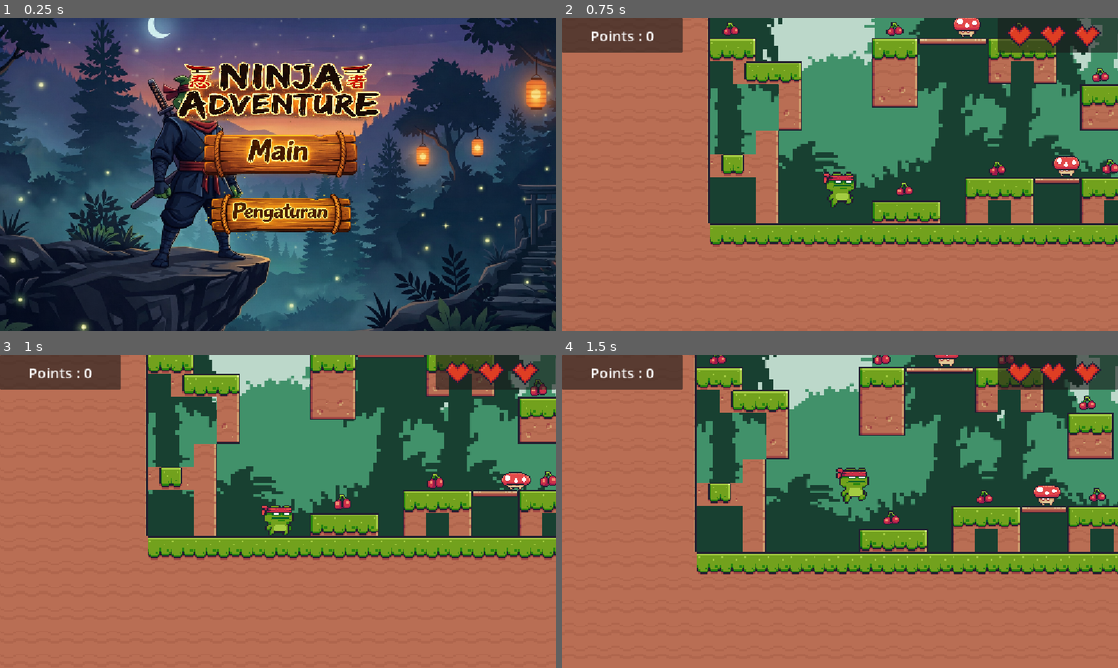
Above: before the commit, frames 1-4 (two rows, left to right).
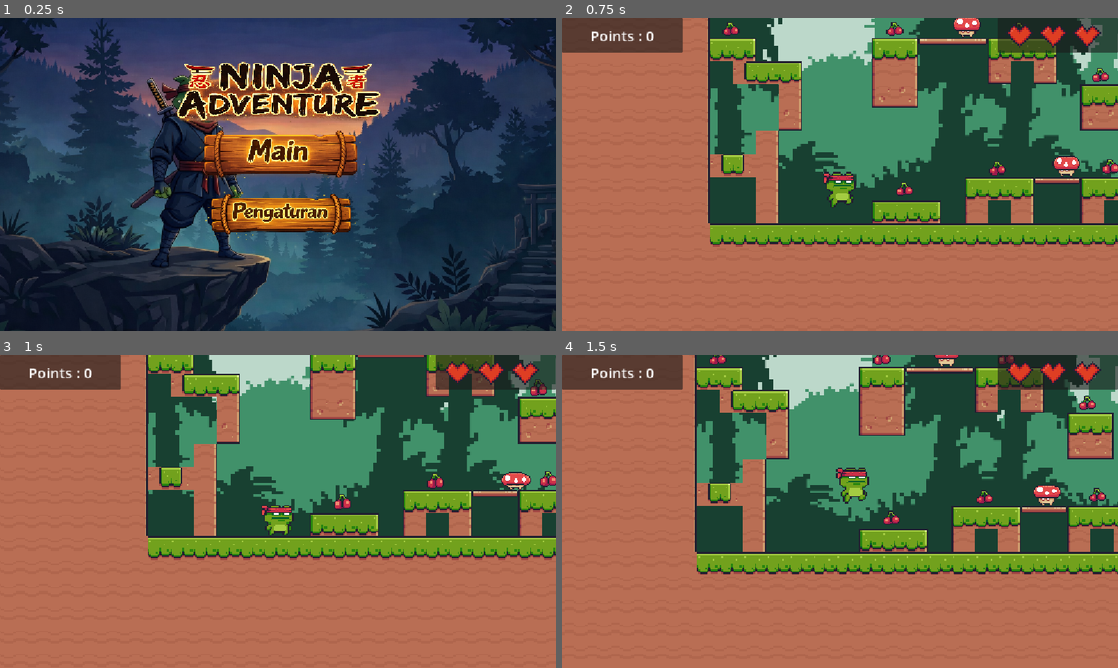
Above: after the commit, the same moments.

Repository: ediiloupatty/Ninja-Adventure
Game: Godot game, scene res://scenes/menu/main_menu.tscn
Two runs of this game, one before a commit and one after it. Both use one fixed random seed, a clock stepped at 60 frames per second and the inputs below.
Inputs (mouse positions are in pixels of both pictures, inside the frame that each line leads up to):
- Up to frame 1 (0.25 s): no input
- Up to frame 2 (0.75 s): click (840, 158) at 0.5 s
- Up to frame 3 (1 s): no input
- Up to frame 4 (1.5 s): hold Right (right) from 1.28 s (still down); tap Space (jump) at 1.35 s

The runs differ from the first frame. In frame 1, 18% of the frame differs, in the area x 0-100%, y 0-100%; in frame 2, nothing differs; in frame 3, nothing differs; in frame 4, nothing differs.

Commit message:
add background sounds

Diff:
--- a/game_manager.gd
+++ b/game_manager.gd
@@ -1,44 +1,43 @@
 extends Node
 
+@export var hearts: Array[Node] # Daftar node hati yang merepresentasikan nyawa pemain
+
 @onready var points_label: Label = %PointsLabel
-@export var hearts: Array[Node]  # Daftar node hati yang merepresentasikan nyawa pemain
 
-var points = 0
-#terdapat 3 nyawa
-var lives = 3
+var points: int = 0
+var lives: int = 3 # Terdapat 3 nyawa
 
+# Fungsi untuk stop music ketika masuk ke dalam game
+func _ready() -> void:
+	AudioManagerGlobal.stop_music()
+	AudioManagerGlobal.play_bg()
+
+# Fungsi untuk menambah poin pemain
+func add_point() -> void:
+	points += 1
+	print("Points: ", points)
+	points_label.text = "Points : " + str(points)
 
 # Fungsi untuk mengurangi nyawa pemain
-func decrease_health():
+func decrease_health() -> void:
 	lives -= 1
-	print("Lives:", lives)
+	print("Lives: ", lives)
+
 	# Perbarui tampilan hati sesuai dengan nyawa yang tersisa
 	for h in range(hearts.size()):
 		if h < lives:
-			hearts[h].show()  # Tampilkan hati jika pemain masih memiliki nyawa
+			hearts[h].show() # Tampilkan hati jika pemain masih memiliki nyawa
 		else:
-			hearts[h].hide()  # Sembunyikan hati jika nyawa berkurang
+			hearts[h].hide() # Sembunyikan hati jika nyawa berkurang
 
-	# Jika nyawa habis, ulangi scene saat ini
+	# Jika nyawa habis, ganti scene ke main menu
 	if lives <= 0:
-		#code sebelumnya
-		#get_tree().reload_current_scene()
-		#code di ganti ke main menu
 		get_tree().change_scene_to_file("res://scenes/menu/main_menu.tscn")
 
-
-# Fungsi untuk menambah poin pemain
-func add_point():
-	points += 1
-	print("Points:", points)
-	points_label.text = "Points : " + str(points)
-
-
-
 # Fungsi untuk menghapus semua musuh dari scene
-func remove_all_enemies():
+func remove_all_enemies() -> void:
 	get_tree().call_group("enemies", "queue_free")
 
 # Fungsi untuk memindahkan semua musuh ke arah tertentu
-func move_all_enemies(direction: Vector2):
+func move_all_enemies(direction: Vector2) -> void:
 	get_tree().call_group("enemies", "move_in_direction", direction)
--- a/project.godot
+++ b/project.godot
@@ -30,7 +30,7 @@
 
 [editor_plugins]
 
-enabled=PackedStringArray("res://addons/gdss/plugin.cfg")
+enabled=PackedStringArray()
 
 [gdss]
 
--- a/scenes/game_objects/collectable.gd
+++ b/scenes/game_objects/collectable.gd
@@ -6,6 +6,8 @@
 func _on_body_entered(body: Node2D) -> void:
 	# Cek apakah node yang masuk adalah bagian dari grup "main_character"
 	if body.is_in_group("main_character"):
+		# Untuk audio collected item
+		AudioManagerGlobal.play_item_collected()
 		# Hapus objek ini dari scene untuk menandai pengambilan item
 		queue_free()
 
--- a/scenes/game_objects/collectable.tscn
+++ b/scenes/game_objects/collectable.tscn
@@ -133,18 +133,18 @@
 [sub_resource type="CircleShape2D" id="CircleShape2D_vdcr8"]
 radius = 22.0227
 
-[node name="collectable" type="Area2D"]
+[node name="collectable" type="Area2D" unique_id=1497496141]
 texture_filter = 1
 script = ExtResource("1_ipipx")
 
-[node name="AnimatedSprite2D" type="AnimatedSprite2D" parent="."]
+[node name="AnimatedSprite2D" type="AnimatedSprite2D" parent="." unique_id=1573291215]
 texture_filter = 1
 position = Vector2(0, 4.76837e-07)
 scale = Vector2(2.5625, 2.10938)
 sprite_frames = SubResource("SpriteFrames_lbwd8")
 autoplay = "default"
 
-[node name="CollisionShape2D" type="CollisionShape2D" parent="."]
+[node name="CollisionShape2D" type="CollisionShape2D" parent="." unique_id=1232624188]
 shape = SubResource("CircleShape2D_vdcr8")
 
 [connection signal="body_entered" from="." to="." method="_on_body_entered"]
--- a/scenes/game_objects/enemy.gd
+++ b/scenes/game_objects/enemy.gd
@@ -1,23 +1,24 @@
 extends RigidBody2D
 
 @onready var game_manager: Node = %GameManager
+
 # Kecepatan gerakan musuh
 var speed: float = 100.0
+
 # Batas gerakan ke kiri dan kanan relatif terhadap posisi awal musuh
 var left_limit: float = -50.0
 var right_limit: float = 50.0
+
 # Menentukan arah awal gerakan musuh (1 untuk kanan, -1 untuk kiri)
 var direction: int = 1
+
 # Menyimpan posisi awal untuk referensi batas gerakan
 var start_position_x: float
 
-
-
-
 # Fungsi yang dipanggil saat node pertama kali masuk ke dalam scene tree
 func _ready() -> void:
-	start_position_x = position.x  # Simpan posisi X awal sebagai referensi
-	add_to_group("enemies")  # Tambahkan musuh ke grup "enemies"
+	start_position_x = position.x # Simpan posisi X awal sebagai referensi
+	add_to_group("enemies") # Tambahkan musuh ke grup "enemies"
 
 # Fungsi dipanggil setiap frame fisika untuk memperbarui posisi musuh
 func _physics_process(delta: float) -> void:
@@ -26,9 +27,9 @@
 
 	# Cek apakah musuh sudah mencapai batas kiri atau kanan relatif terhadap posisi awal
 	if position.x < start_position_x + left_limit:
-		direction = 1  # Ubah arah ke kanan
+		direction = 1 # Ubah arah ke kanan
 	elif position.x > start_position_x + right_limit:
-		direction = -1  # Ubah arah ke kiri
+		direction = -1 # Ubah arah ke kiri
 
 # Fungsi yang dipanggil ketika karakter pemain memasuki area musuh
 func _on_area_2d_body_entered(body: Node2D) -> void:
@@ -52,8 +53,6 @@
 			else:
 				body.jump_side(-500)
 
-
-
 # Fungsi untuk memindahkan musuh ke arah tertentu
-func move_in_direction(direction: Vector2) -> void:
-	position += direction
+func move_in_direction(target_direction: Vector2) -> void:
+	position += target_direction
--- a/scenes/game_objects/finish.gd
+++ b/scenes/game_objects/finish.gd
@@ -1,7 +1,8 @@
 extends Area2D
 
-@export var target_level : PackedScene
+@export var target_level: PackedScene
 
 func _on_body_entered(body: Node2D) -> void:
+	AudioManagerGlobal.music_success()
 	if body.is_in_group("main_character"):
 		get_tree().change_scene_to_packed(target_level)
--- a/scenes/game_objects/main_character.gd
+++ b/scenes/game_objects/main_character.gd
@@ -1,25 +1,34 @@
 extends CharacterBody2D
 
-const SPEED = 400.0
-const JUMP_VELOCITY = -900.0
+const SPEED: float = 400.0
+const JUMP_VELOCITY: float = -900.0
+const FOOTSTEP_INTERVAL: float = 0.3 # Jeda antar langkah dalam detik
+
 @onready var sprite_2d: AnimatedSprite2D = $Sprite2D
 
-# Fungsi untuk melompat lurus ke atas
-func jump():
-	velocity.y = JUMP_VELOCITY
+# Variabel untuk footstep
+var footstep_timer: float = 0.0
 
-# Fungsi untuk melompat ke samping
-func jump_side(x):
-	velocity.y = JUMP_VELOCITY
-	velocity.x = x
+# Fungsi memproses fisika setiap frame
+func _physics_process(delta: float) -> void:
+	# Update logika animasi & footstep
+	if is_on_floor() and (velocity.x > 1 or velocity.x < -1):
+		sprite_2d.animation = "running"
 
-# Fungsi untuk memproses input dan fisika setiap frame
-func _physics_process(delta: float) -> void:
-	# Animasi bergerak
-	if velocity.x > 1 or velocity.x < -1:
-		sprite_2d.animation = "running"
+		# Kurangi waktu timer dengan delta (waktu yang berlalu per frame)
+		footstep_timer -= delta
+
+		# Jika timer menyentuh 0 atau kurang, putar suara lalu reset timer-nya
+		if footstep_timer <= 0.0:
+			AudioManagerGlobal.play_footstep()
+			footstep_timer = FOOTSTEP_INTERVAL
 	else:
-		sprite_2d.animation = "default"
+		# Kembalikan ke animasi idle jika di lantai dan tidak bergerak
+		if is_on_floor():
+			sprite_2d.animation = "default"
+
+		# Reset timer saat mulai lari lagi agar suaranya pas
+		footstep_timer = 0.0
 
 	# Tambahkan gravitasi
 	if not is_on_floor():
@@ -41,5 +50,14 @@
 	move_and_slide()
 
 	# Balik sprite sesuai arah
-	var isLeft = velocity.x < 0
-	sprite_2d.flip_h = isLeft
+	var is_left: bool = velocity.x < 0
+	sprite_2d.flip_h = is_left
+
+# Fungsi untuk melompat lurus ke atas
+func jump() -> void:
+	velocity.y = JUMP_VELOCITY
+
+# Fungsi untuk melompat ke samping
+func jump_side(x: float) -> void:
+	velocity.y = JUMP_VELOCITY
+	velocity.x = x
--- a/scenes/game_objects/main_character.tscn
+++ b/scenes/game_objects/main_character.tscn
@@ -190,16 +190,16 @@
 [sub_resource type="RectangleShape2D" id="RectangleShape2D_84wj3"]
 size = Vector2(76, 74)
 
-[node name="CharacterBody2D" type="CharacterBody2D" groups=["main_character"]]
+[node name="CharacterBody2D" type="CharacterBody2D" unique_id=304944818 groups=["main_character"]]
 script = ExtResource("1_155nm")
 
-[node name="Sprite2D" type="AnimatedSprite2D" parent="."]
+[node name="Sprite2D" type="AnimatedSprite2D" parent="." unique_id=542803374]
 texture_filter = 1
 position = Vector2(-9.53674e-07, -9.53674e-07)
 scale = Vector2(2.92188, 2.64063)
 sprite_frames = SubResource("SpriteFrames_q6iff")
 autoplay = "default"
 
-[node name="CollisionShape2D" type="CollisionShape2D" parent="."]
+[node name="CollisionShape2D" type="CollisionShape2D" parent="." unique_id=316789281]
 position = Vector2(0, 5)
 shape = SubResource("RectangleShape2D_84wj3")
--- a/scenes/levels/Test.tscn
+++ b/scenes/levels/Test.tscn
@@ -186,16 +186,16 @@
 a = Vector2(826, 8)
 b = Vector2(-1716, 12)
 
-[node name="Node" type="Node"]
-
-[node name="GameManager" type="Node" parent="." node_paths=PackedStringArray("hearts")]
+[node name="Node" type="Node" unique_id=1347064887]
+
+[node name="GameManager" type="Node" parent="." unique_id=1452807792 node_paths=PackedStringArray("hearts")]
 unique_name_in_owner = true
 script = ExtResource("1_v5w14")
 hearts = [NodePath("../UI/Hearts/HBoxContainer/Heart"), NodePath("../UI/Hearts/HBoxContainer/Heart2"), NodePath("../UI/Hearts/HBoxContainer/Heart3")]
 
-[node name="SceneObjects" type="Node" parent="."]
-
-[node name="TextureRect" type="TextureRect" parent="SceneObjects"]
+[node name="SceneObjects" type="Node" parent="." unique_id=367117742]
+
+[node name="TextureRect" type="TextureRect" parent="SceneObjects" unique_id=1494070854]
 texture_filter = 1
 offset_left = -3.0
 offset_top = -6.0
@@ -205,61 +205,61 @@
 texture = ExtResource("2_fvais")
 stretch_mode = 1
 
-[node name="TileMap" type="TileMap" parent="SceneObjects"]
+[node name="TileMap" type="TileMap" parent="SceneObjects" unique_id=1602650817]
 texture_filter = 1
 scale = Vector2(3, 3)
 tile_set = SubResource("TileSet_wm0sm")
 format = 2
 layer_0/tile_data = PackedInt32Array(851968, 458752, 0, 851991, 458752, 0, 851969, 458752, 0, 851970, 458752, 0, 851971 …(2495 unchanged characters)…
 
-[node name="CharacterBody2D" parent="SceneObjects" instance=ExtResource("4_qpu7g")]
+[node name="CharacterBody2D" parent="SceneObjects" unique_id=1470586527 instance=ExtResource("4_qpu7g")]
 position = Vector2(270, 504)
 
-[node name="Camera2D" type="Camera2D" parent="SceneObjects/CharacterBody2D"]
+[node name="Camera2D" type="Camera2D" parent="SceneObjects/CharacterBody2D" unique_id=542041413]
 position = Vector2(0, 1)
 position_smoothing_enabled = true
 position_smoothing_speed = 7.0
 
-[node name="Collactable Group" type="Node" parent="SceneObjects"]
-
-[node name="collectable2" parent="SceneObjects/Collactable Group" instance=ExtResource("5_l16n4")]
+[node name="Collactable Group" type="Node" parent="SceneObjects" unique_id=372625310]
+
+[node name="collectable2" parent="SceneObjects/Collactable Group" unique_id=1486701369 instance=ExtResource("5_l16n4")]
 position = Vector2(1131, 595)
 
-[node name="collectable3" parent="SceneObjects/Collactable Group" instance=ExtResource("5_l16n4")]
+[node name="collectable3" parent="SceneObjects/Collactable Group" unique_id=1878302863 instance=ExtResource("5_l16n4")]
 position = Vector2(1769, 602)
 
-[node name="collectable" parent="SceneObjects/Collactable Group" instance=ExtResource("5_l16n4")]
+[node name="collectable" parent="SceneObjects/Collactable Group" unique_id=1734907230 instance=ExtResource("5_l16n4")]
 position = Vector2(629, 604)
 
-[node name="finish" parent="SceneObjects" instance=ExtResource("6_sf0ap")]
+[node name="finish" parent="SceneObjects" unique_id=2131302269 instance=ExtResource("6_sf0ap")]
 position = Vector2(2406, 569)
 target_level = ExtResource("7_xh1gu")
 
-[node name="Enemies" type="Node" parent="SceneObjects" groups=["enemies"]]
-
-[node name="Enemy" parent="SceneObjects/Enemies" instance=ExtResource("8_nv15f")]
+[node name="Enemies" type="Node" parent="SceneObjects" unique_id=745505115 groups=["enemies"]]
+
+[node name="Enemy" parent="SceneObjects/Enemies" unique_id=1651160204 instance=ExtResource("8_nv15f")]
 position = Vector2(835, 584)
 
-[node name="Enemy2" parent="SceneObjects/Enemies" instance=ExtResource("8_nv15f")]
+[node name="Enemy2" parent="SceneObjects/Enemies" unique_id=293059236 instance=ExtResource("8_nv15f")]
 position = Vector2(440, 586)
 
-[node name="Enemy3" parent="SceneObjects/Enemies" instance=ExtResource("8_nv15f")]
+[node name="Enemy3" parent="SceneObjects/Enemies" unique_id=1218947954 instance=ExtResource("8_nv15f")]
 position = Vector2(1339, 583)
 
-[node name="Area2D" type="Area2D" parent="SceneObjects"]
+[node name="Area2D" type="Area2D" parent="SceneObjects" unique_id=1883073685]
 position = Vector2(1669, 725)
 script = ExtResource("9_o6jv0")
 
-[node name="CollisionShape2D" type="CollisionShape2D" parent="SceneObjects/Area2D"]
+[node name="CollisionShape2D" type="CollisionShape2D" parent="SceneObjects/Area2D" unique_id=1434712444]
 shape = SubResource("SegmentShape2D_j6i4b")
 
-[node name="UI" type="CanvasLayer" parent="."]
-
-[node name="Panel" type="Panel" parent="UI"]
+[node name="UI" type="CanvasLayer" parent="." unique_id=116927119]
+
+[node name="Panel" type="Panel" parent="UI" unique_id=545888115]
 offset_right = 250.0
 offset_bottom = 72.0
 
-[node name="PointsLabel" type="Label" parent="UI/Panel"]
+[node name="PointsLabel" type="Label" parent="UI/Panel" unique_id=36904801]
 unique_name_in_owner = true
 layout_mode = 1
 anchors_preset = 15
@@ -272,7 +272,7 @@
 horizontal_alignment = 1
 vertical_alignment = 1
 
-[node name="Hearts" type="Panel" parent="UI"]
+[node name="Hearts" type="Panel" parent="UI" unique_id=817293929]
 anchors_preset = 1
 anchor_left = 1.0
 anchor_right = 1.0
@@ -280,7 +280,7 @@
 offset_bottom = 72.0
 grow_horizontal = 0
 
-[node name="HBoxContainer" type="HBoxContainer" parent="UI/Hearts"]
+[node name="HBoxContainer" type="HBoxContainer" parent="UI/Hearts" unique_id=51361939]
 layout_mode = 1
 anchors_preset = 8
 anchor_left = 0.5
@@ -294,28 +294,28 @@
 grow_horizontal = 2
 grow_vertical = 2
 
-[node name="Heart" type="TextureRect" parent="UI/Hearts/HBoxContainer"]
+[node name="Heart" type="TextureRect" parent="UI/Hearts/HBoxContainer" unique_id=427056141]
 texture_filter = 1
 layout_mode = 2
 texture = ExtResource("9_pkc2w")
 expand_mode = 2
 
-[node name="Heart2" type="TextureRect" parent="UI/Hearts/HBoxContainer"]
+[node name="Heart2" type="TextureRect" parent="UI/Hearts/HBoxContainer" unique_id=1126778933]
 texture_filter = 1
 layout_mode = 2
 texture = ExtResource("9_pkc2w")
 expand_mode = 2
 
-[node name="Heart3" type="TextureRect" parent="UI/Hearts/HBoxContainer"]
+[node name="Heart3" type="TextureRect" parent="UI/Hearts/HBoxContainer" unique_id=1263852127]
 texture_filter = 1
 layout_mode = 2
 texture = ExtResource("9_pkc2w")
 expand_mode = 2
 
-[node name="pause" type="Node" parent="UI"]
+[node name="pause" type="Node" parent="UI" unique_id=1801704915]
 script = ExtResource("10_aq6jl")
 
-[node name="PausePanel" type="Panel" parent="UI/pause"]
+[node name="PausePanel" type="Panel" parent="UI/pause" unique_id=116472899]
 unique_name_in_owner = true
 visible = false
 anchors_preset = 15
@@ -324,7 +324,7 @@
 grow_horizontal = 2
 grow_vertical = 2
 
-[node name="Label" type="Label" parent="UI/pause/PausePanel"]
+[node name="Label" type="Label" parent="UI/pause/PausePanel" unique_id=1024520570]
 layout_mode = 1
 anchors_preset = 8
 anchor_left = 0.5
@@ -341,7 +341,7 @@
 text = "GAME PAUSED"
 horizontal_alignment = 1
 
-[node name="VBoxContainer" type="VBoxContainer" parent="UI/pause/PausePanel"]
+[node name="VBoxContainer" type="VBoxContainer" parent="UI/pause/PausePanel" unique_id=578701656]
 layout_mode = 1
 anchors_preset = 8
 anchor_left = 0.5
@@ -356,12 +356,12 @@
 grow_vertical = 2
 theme_override_constants/separation = 10
 
-[node name="Resume" type="Button" parent="UI/pause/PausePanel/VBoxContainer"]
+[node name="Resume" type="Button" parent="UI/pause/PausePanel/VBoxContainer" unique_id=387667462]
 process_mode = 3
 layout_mode = 2
 text = "RESUME"
 
-[node name="BackToMainMenu" type="Button" parent="UI/pause/PausePanel/VBoxContainer"]
+[node name="BackToMainMenu" type="Button" parent="UI/pause/PausePanel/VBoxContainer" unique_id=65054782]
 process_mode = 3
 layout_mode = 2
 text = "GO TO MAIN MENU"
--- a/scenes/levels/audio_manager_global.gd
+++ b/scenes/levels/audio_manager_global.gd
@@ -1,19 +1,64 @@
 extends AudioStreamPlayer
 
-var audio_background = preload("res://assets/sfx/background-audio.mp3")
+var audio_background: AudioStream = preload("res://assets/sfx/background-audio.mp3")
+var audio_1: AudioStream = preload("res://assets/sfx/background_in_game/audio_1.mp3")
+var audio_2: AudioStream = preload("res://assets/sfx/background_in_game/audio_2.mp3")
+var audio_3: AudioStream = preload("res://assets/sfx/background_in_game/audio_3.mp3")
 
+var step_1: AudioStream = preload("res://assets/sfx/Steps_tiles-001.ogg")
+var step_2: AudioStream = preload("res://assets/sfx/Steps_tiles-002.ogg")
 
-# Called when the node enters the scene tree for the first time.
+var success_audio: AudioStream = preload("res://assets/sfx/success.mp3")
+var item: AudioStream = preload("res://assets/sfx/collected_item/Item_collected_2.ogg")
+
+# Node pemutar suara permanen
+var sfx_item_player := AudioStreamPlayer.new()
+var sfx_footstep_player := AudioStreamPlayer.new()
+var sfx_success_player := AudioStreamPlayer.new()
+var bg_audios := AudioStreamPlayer.new()
+
 func _ready() -> void:
+	# BGM utama
 	stream = audio_background
+	volume_db = -40.0 # Tambahkan ini untuk mengecilkan BGM (coba angka -10 sampai -20)
+
+	# Memasukkan pemutar suara SFX ke dalam game sejak awal
+	add_child(sfx_item_player)
+	add_child(sfx_footstep_player)
+	add_child(sfx_success_player)
+	add_child(bg_audios)
+
+	# Atur volume untuk masing-masing SFX (Gunakan angka minus agar pelan)
+	sfx_item_player.volume_db = -8.0     # Mengecilkan suara item
+	sfx_footstep_player.volume_db = -12.0 # Mengecilkan suara langkah kaki
+	bg_audios.volume_db = -40.0
 
 func play_music() -> void:
 	if not playing:
 		play()
 
-func stop_music()-> void:
+func stop_music() -> void:
 	stop()
 
-# Called every frame. 'delta' is the elapsed time since the previous frame.
-func _process(delta: float) -> void:
-	pass
+func play_bg() -> void:
+	print("Audio background utama aktif")
+	var audios: Array[AudioStream] = [audio_1, audio_2, audio_3]
+	bg_audios.stream = audios[randi() % audios.size()]
+	bg_audios.play()
+
+func play_footstep() -> void:
+	var steps: Array[AudioStream] = [step_1, step_2]
+	sfx_footstep_player.stream = steps[randi() % steps.size()]
+	sfx_footstep_player.play()
+
+func play_item_collected() -> void:
+	print("Menjalankan suara item!")
+	var items_sfx: Array[AudioStream] = [item]
+	sfx_item_player.stream = items_sfx[randi() % items_sfx.size()]
+	sfx_item_player.play()
+
+func music_success() -> void:
+	print("Audio Success")
+	await get_tree().create_timer(1.0).timeout # Fixed timer, previous was -10 which is invalid
+	sfx_success_player.stream = success_audio
+	sfx_success_player.play()
--- a/scenes/levels/fallarea.gd
+++ b/scenes/levels/fallarea.gd
@@ -1,6 +1,5 @@
 extends Area2D
 
-
 func _on_body_entered(body: Node2D) -> void:
-	if (body.name == "CharacterBody2D"):
+	if body.name == "CharacterBody2D":
 		get_tree().change_scene_to_file("res://scenes/menu/main_menu.tscn")
--- a/scenes/levels/pause.gd
+++ b/scenes/levels/pause.gd
@@ -2,15 +2,12 @@
 
 @onready var pause_panel: Panel = %PausePanel
 
-
-
 # Called every frame. 'delta' is the elapsed time since the previous frame.
-func _process(delta: float) -> void:
-	var esc_pressed = Input.is_action_just_pressed("pause")
-	if (esc_pressed == true):
+func _process(_delta: float) -> void:
+	var esc_pressed: bool = Input.is_action_just_pressed("pause")
+	if esc_pressed:
 		get_tree().paused = true
 		pause_panel.show()
-
 
 func _on_resume_pressed() -> void:
 	pause_panel.hide()
--- a/scenes/menu/main_menu.gd
+++ b/scenes/menu/main_menu.gd
@@ -1,5 +1,4 @@
 extends Node
-
 
 func _ready() -> void:
 	AudioManagerGlobal.play_music()
@@ -7,10 +6,8 @@
 func _on_level_1_pressed() -> void:
 	get_tree().change_scene_to_file("res://scenes/levels/level1.tscn")
 
-
 func _on_level_2_pressed() -> void:
 	get_tree().change_scene_to_file("res://scenes/levels/level2.tscn")
 
-
 func _on_main_pressed() -> void:
 	get_tree().change_scene_to_file("res://scenes/levels/level1.tscn")
--- a/scenes/menu/main_menu.tscn
+++ b/scenes/menu/main_menu.tscn
@@ -1,10 +1,11 @@
 [gd_scene format=3 uid="uid://cxia1xq1ii8yi"]
 
 [ext_resource type="Script" uid="uid://d171whmumt4wq" path="res://scenes/menu/main_menu.gd" id="1_p2v7a"]
-[ext_resource type="Texture2D" uid="uid://bgsbl4u7h44fi" path="res://img/MainMenu/Background.png" id="2_247la"]
+[ext_resource type="Texture2D" uid="uid://bxw4eo5vlf7cn" path="res://img/MainMenu/bg1.png" id="2_hj162"]
 [ext_resource type="Texture2D" uid="uid://dkgupaq7a8d84" path="res://img/MainMenu/title.png" id="3_kiqgm"]
 [ext_resource type="Texture2D" uid="uid://c24iv20gbfikh" path="res://img/MainMenu/play.png" id="4_kiqgm"]
 [ext_resource type="Texture2D" uid="uid://ck1u6lvxepal6" path="res://img/MainMenu/Pengaturan.png" id="5_hj162"]
+[ext_resource type="Texture2D" uid="uid://ckkeglymdvaw3" path="res://img/MainMenu/touchl.png" id="5_xn6kt"]
 
 [node name="MainMenu" type="Node" unique_id=6739849]
 script = ExtResource("1_p2v7a")
@@ -16,7 +17,7 @@
 grow_horizontal = 2
 grow_vertical = 2
 scale = Vector2(1.0021658, 1)
-texture = ExtResource("2_247la")
+texture = ExtResource("2_hj162")
 expand_mode = 2
 stretch_mode = 6
 
@@ -56,6 +57,7 @@
 size_flags_horizontal = 4
 action_mode = 0
 texture_normal = ExtResource("4_kiqgm")
+texture_pressed = ExtResource("5_xn6kt")
 ignore_texture_size = true
 stretch_mode = 0
 
Not shown, added: assets/sfx/Steps_tiles-001.ogg.import
Not shown, added: assets/sfx/Steps_tiles-002.ogg.import
Not shown, added: assets/sfx/background_in_game/audio_1.mp3.import
Not shown, added: assets/sfx/background_in_game/audio_2.mp3.import
Not shown, added: assets/sfx/background_in_game/audio_3.mp3.import
Not shown, added: assets/sfx/collected_item/Item_collected_2.ogg.import
Not shown, added: assets/sfx/success.mp3.import
Binary file added: img/MainMenu/bg1.png
Not shown, added: img/MainMenu/bg1.png.import
Binary file added: img/MainMenu/lamp.png
Not shown, added: img/MainMenu/lamp.png.import
Not shown, added: img/MainMenu/sprite-sheet-4x4-transparent.png.import
(and 18 more such lines)
